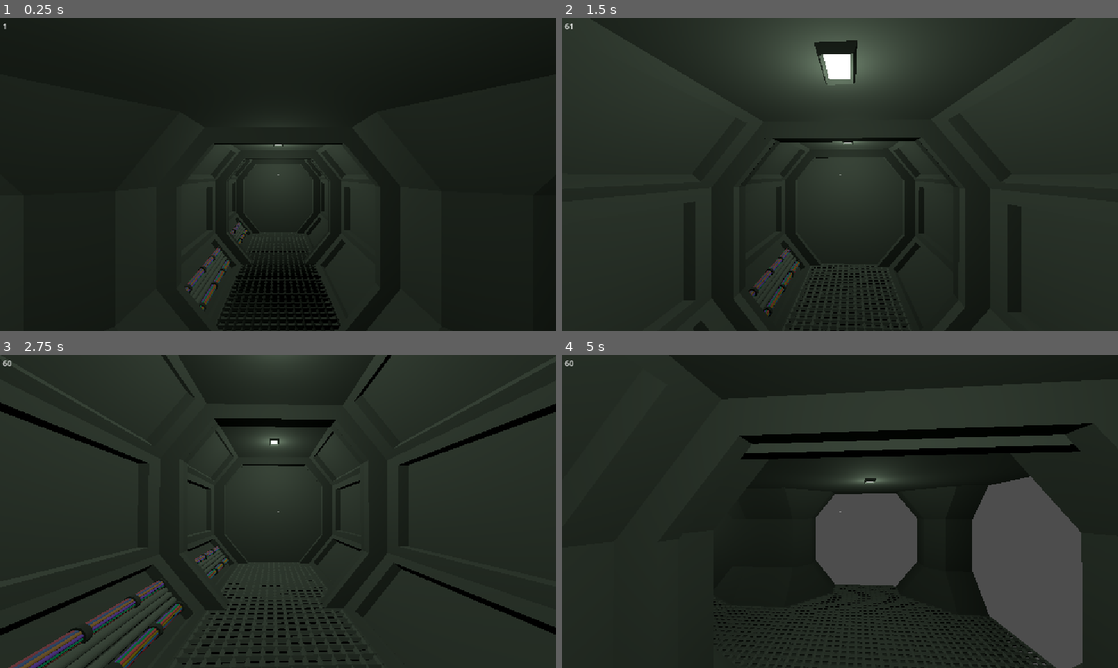
Above: before the commit, frames 1-4 (two rows, left to right).
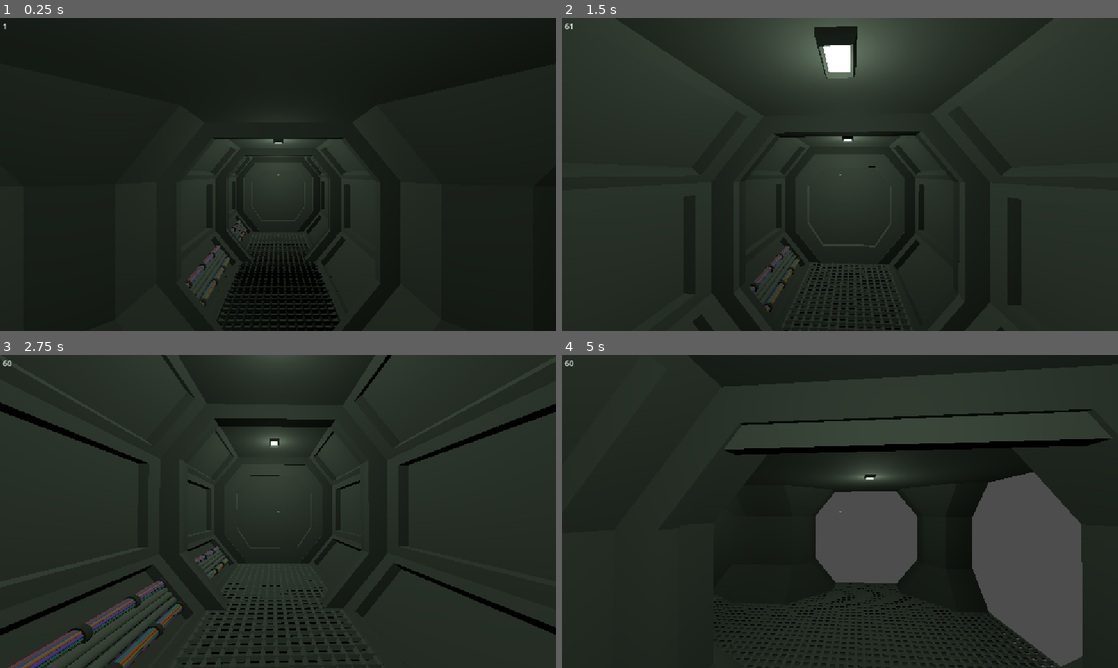
Above: after the commit, the same moments.

Repository: NicheDevelopers/brace-for-impact
Game: Godot game, scene res://src/MapGenerator/parts/corridors/demo/CorridorsDemo.tscn
The game is run twice, just before and just after one commit, with the same random seed, the same clock (stepped at 60 frames per second) and the same inputs. This scene is started directly instead of the project's main scene.
Inputs (mouse positions are in pixels of both pictures, inside the frame that each line leads up to):
- Up to frame 1 (0.25 s): no input
- Up to frame 2 (1.5 s): tap Enter at 0.5 s; move the mouse to (867, 174) at 0.52 s; hold Ctrl (crouch) 0.53-1.28 s; hold W (move_forward) from 0.53 s (still down); tap Space (jump) at 0.77 s; move the mouse to (812, 174) at 1.27 s; tap Ctrl (crouch) at 1.35 s
- Up to frame 3 (2.75 s): keep holding W (move_forward); tap Space (jump) at 1.52 s; move the mouse to (289, 505) at 2.02 s; hold Ctrl (crouch) from 2.03 s (still down); tap E (interact) at 2.1 s
- Up to frame 4 (5 s): keep holding W (move_forward); move the mouse to (834, 517) at 2.77 s; release Ctrl (crouch) at 2.78 s; tap Shift (sprint) at 2.85 s; tap Space (jump) at 3.02, 3.77, 4.52 s; tap Ctrl (crouch) at 3.05, 4.35 s; move the mouse to (878, 514) at 3.52 s; hold Ctrl (crouch) 3.53-4.28 s; move the mouse to (795, 508) at 4.27 s

The runs differ from the first frame. In frame 1, 2.5% of the frame differs, in the area x 33-63%, y 38-100%; in frame 2, 3.0%; in frame 3, 0.1%; in frame 4, 8.2%, in the area x 27-99%, y 6-100%.

Commit message:
Doors WIP

Diff:
--- a/scripts/MapGenerator.gd
+++ /dev/null
@@ -1 +0,0 @@
-extends Node
--- a/src/MapGenerator/parts/corridors/Corridor.tscn
+++ b/src/MapGenerator/parts/corridors/Corridor.tscn
@@ -30,7 +30,7 @@
 transform = Transform3D(1, 0, 0, 0, 1, 0, 0, 0, 1, -0.96506, 0.401783, 0)
 
 [node name="CorridorLamp" parent="Section1" instance=ExtResource("5_8c08p")]
-transform = Transform3D(1, 0, 0, 0, -1, 8.74228e-08, 0, -8.74228e-08, -1, 0, 2.4, 0)
+transform = Transform3D(1, 0, 0, 0, -1, 8.74228e-08, 0, -8.74228e-08, -1, 0, 2.38218, 0)
 
 [node name="Section2" type="Node3D" parent="."]
 transform = Transform3D(1, 0, 0, 0, 1, 0, 0, 0, 1, 0, 0, -1)
@@ -53,7 +53,7 @@
 transform = Transform3D(1, 0, 0, 0, 1, 0, 0, 0, 1, -0.96506, 0.401783, 0)
 
 [node name="CorridorLamp" parent="Section2" instance=ExtResource("5_8c08p")]
-transform = Transform3D(1, 0, 0, 0, -1, 8.74228e-08, 0, -8.74228e-08, -1, 0, 2.4, 0)
+transform = Transform3D(1, 0, 0, 0, -1, 8.74228e-08, 0, -8.74228e-08, -1, 0, 2.38218, 0)
 
 [node name="corridor-floor-large" parent="." instance=ExtResource("6_ymrpd")]
 
--- a/src/MapGenerator/parts/doors/DoorSingle/DoorSingle.tscn
+++ b/src/MapGenerator/parts/doors/DoorSingle/DoorSingle.tscn
@@ -7,7 +7,13 @@
 albedo_color = Color(0.408329, 0.408329, 0.408329, 1)
 
 [sub_resource type="BoxShape3D" id="BoxShape3D_ksdk8"]
-size = Vector3(2.17487, 2.10736, 0.15004)
+size = Vector3(2.17487, 1.88376, 0.15004)
+
+[sub_resource type="BoxShape3D" id="BoxShape3D_m2m2s"]
+size = Vector3(2, 6, 2)
+
+[sub_resource type="BoxShape3D" id="BoxShape3D_dydsw"]
+size = Vector3(4, 2.5, 2)
 
 [sub_resource type="Animation" id="Animation_m2m2s"]
 length = 0.001
@@ -21,7 +27,7 @@
 "times": PackedFloat32Array(0),
 "transitions": PackedFloat32Array(1),
 "update": 0,
-"values": [Vector3(0, 0, 0)]
+"values": [Vector3(0, 1.2, 0)]
 }
 
 [sub_resource type="Animation" id="Animation_ksdk8"]
@@ -36,7 +42,7 @@
 "times": PackedFloat32Array(0, 1),
 "transitions": PackedFloat32Array(-2, 1),
 "update": 0,
-"values": [Vector3(0, 0, 0), Vector3(0, 2, 0)]
+"values": [Vector3(0, 1.2, 0), Vector3(0, 3.2, 0)]
 }
 
 [sub_resource type="AnimationLibrary" id="AnimationLibrary_igyde"]
@@ -45,30 +51,21 @@
 &"open": SubResource("Animation_ksdk8")
 }
 
-[sub_resource type="BoxShape3D" id="BoxShape3D_m2m2s"]
-size = Vector3(2, 6, 2)
-
-[sub_resource type="BoxShape3D" id="BoxShape3D_dydsw"]
-size = Vector3(4, 2.5, 2)
-
 [node name="DoorSingle" instance=ExtResource("1_0isvo")]
 script = ExtResource("2_ksdk8")
 
 [node name="Door" parent="." index="0"]
+transform = Transform3D(1.16981, 0, 0, 0, 1.16981, 0, 0, 0, 1.16981, 0, 1.2, 0)
 surface_material_override/0 = SubResource("StandardMaterial3D_0isvo")
 
 [node name="StaticBody3D" type="StaticBody3D" parent="Door" index="0"]
 
 [node name="CollisionShape3D" type="CollisionShape3D" parent="Door/StaticBody3D" index="0"]
-transform = Transform3D(1, 0, 0, 0, 1, 0, 0, 0, 1, -0.00283813, 1.05167, -0.0447006)
+transform = Transform3D(1, 0, 0, 0, 1, 0, 0, 0, 1, -0.00283813, 0.052175, -0.0447006)
 shape = SubResource("BoxShape3D_ksdk8")
 
-[node name="AnimationPlayer" type="AnimationPlayer" parent="." index="1"]
-libraries = {
-&"": SubResource("AnimationLibrary_igyde")
-}
-
-[node name="DetectionArea" type="Area3D" parent="." index="2"]
+[node name="DetectionArea" type="Area3D" parent="." index="1"]
+visible = false
 
 [node name="CollisionShape3D" type="CollisionShape3D" parent="DetectionArea" index="0"]
 transform = Transform3D(1, 0, 0, 0, -4.37114e-08, 1, 0, -1, -4.37114e-08, 0, 1, 0)
@@ -82,5 +79,10 @@
 transform = Transform3D(1, 0, 0, 0, -4.37114e-08, 1, 0, -1, -4.37114e-08, 0, 1, -1.75)
 shape = SubResource("BoxShape3D_dydsw")
 
+[node name="AnimationPlayer" type="AnimationPlayer" parent="." index="2"]
+libraries = {
+&"": SubResource("AnimationLibrary_igyde")
+}
+
 [connection signal="body_entered" from="DetectionArea" to="." method="_on_detection_area_body_entered"]
 [connection signal="body_exited" from="DetectionArea" to="." method="_on_detection_area_body_exited"]
--- a/src/Player/Player.tscn
+++ b/src/Player/Player.tscn
@@ -19,7 +19,7 @@
 shape = SubResource("ConvexPolygonShape3D_jouo0")
 
 [node name="TwistPivot" type="Node3D" parent="."]
-transform = Transform3D(1, 0, 0, 0, 1, 0, 0, 0, 1, 0, -0.211028, 0)
+transform = Transform3D(1, 0, 0, 0, 1, 0, 0, 0, 1, 0, 0.426155, 0)
 
 [node name="PitchPivot" type="Node3D" parent="TwistPivot"]
 
--- a/src/Player/player.gd
+++ b/src/Player/player.gd
@@ -14,9 +14,9 @@
 @export var acceleration_loss = 50.0
 # placeholder values correct for the default pill-shaped model
 # TODO: change these values to be correct for the target player model
-@export var standing_height = 0.7
+@export var standing_height = 0.65
 @export var bobbing_depth = 0.1
-@export var crouching_height = standing_height - 0.7
+@export var crouching_height = standing_height - 0.65
 # placeholder variable which determines whether the player should obey the laws of gravity or not.
 # if there is no gravity, the player can jump, but not move up/down freely.
 # the reverse happens if there is no gravity.
--- a/src/Root.tscn
+++ b/src/Root.tscn
@@ -23,3 +23,40 @@
 shadow_enabled = true
 
 [node name="Camera3D" type="Camera3D" parent="."]
+
+[node name="Node3D" type="Node3D" parent="."]
+
+[node name="CSGBox3D" type="CSGBox3D" parent="Node3D"]
+
+[node name="CSGBox3D2" type="CSGBox3D" parent="Node3D"]
+transform = Transform3D(1, 0, 0, 0, 1, 0, 0, 0, 1, 0, 0, -4)
+
+[node name="CSGBox3D3" type="CSGBox3D" parent="Node3D"]
+transform = Transform3D(1, 0, 0, 0, 1, 0, 0, 0, 1, 0, 0, -2)
+
+[node name="CSGBox3D4" type="CSGBox3D" parent="Node3D"]
+transform = Transform3D(1, 0, 0, 0, 1, 0, 0, 0, 1, 2, 0, 0)
+
+[node name="CSGBox3D5" type="CSGBox3D" parent="Node3D"]
+transform = Transform3D(1, 0, 0, 0, 1, 0, 0, 0, 1, 2, 0, -4)
+
+[node name="CSGBox3D6" type="CSGBox3D" parent="Node3D"]
+transform = Transform3D(1, 0, 0, 0, 1, 0, 0, 0, 1, 2, 0, -2)
+
+[node name="CSGBox3D7" type="CSGBox3D" parent="Node3D"]
+transform = Transform3D(1, 0, 0, 0, 1, 0, 0, 0, 1, 4, 0, 0)
+
+[node name="CSGBox3D8" type="CSGBox3D" parent="Node3D"]
+transform = Transform3D(1, 0, 0, 0, 1, 0, 0, 0, 1, 4, 0, -4)
+
+[node name="CSGBox3D9" type="CSGBox3D" parent="Node3D"]
+transform = Transform3D(1, 0, 0, 0, 1, 0, 0, 0, 1, 4, 0, -2)
+
+[node name="CSGBox3D10" type="CSGBox3D" parent="Node3D"]
+transform = Transform3D(1, 0, 0, 0, 1, 0, 0, 0, 1, 6, 0, 0)
+
+[node name="CSGBox3D11" type="CSGBox3D" parent="Node3D"]
+transform = Transform3D(1, 0, 0, 0, 1, 0, 0, 0, 1, 6, 0, -4)
+
+[node name="CSGBox3D12" type="CSGBox3D" parent="Node3D"]
+transform = Transform3D(1, 0, 0, 0, 1, 0, 0, 0, 1, 6, 0, -2)
Not shown, removed: scripts/MapGenerator.gd.uid
Binary file changed: src/MapGenerator/parts/corridors/raw/CorridorStraight/model/corridor.glb
Not shown, added: src/MapGenerator/parts/doors/DoorSingle/model/door-single-new.blend.import
Binary file changed: src/MapGenerator/parts/doors/DoorSingle/model/door-single.glb
Not shown: 1 places in src/common/Interactable/demo/box.tscn that only renumber resources
Not shown, removed: addons/godot-git-plugin/win64/~libgit_plugin.windows.editor.x86_64.dll
Not shown, changed: src/MapGenerator/parts/corridors/raw/CorridorStraight/model/corridor.blend
Not shown, added: src/MapGenerator/parts/doors/DoorSingle/model/door-single-new.blend
Not shown, changed: src/MapGenerator/parts/doors/DoorSingle/model/door-single.blend
